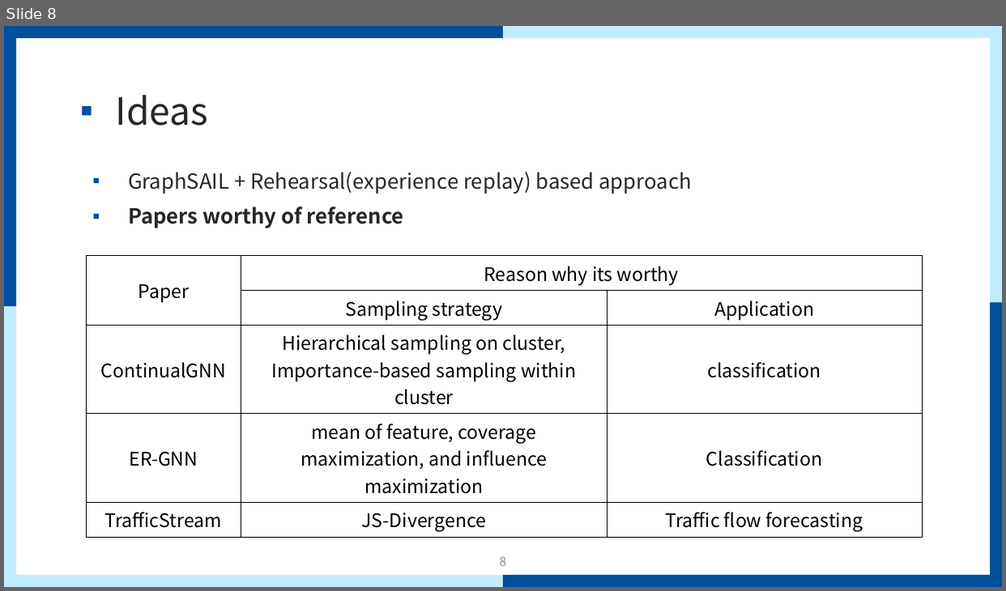
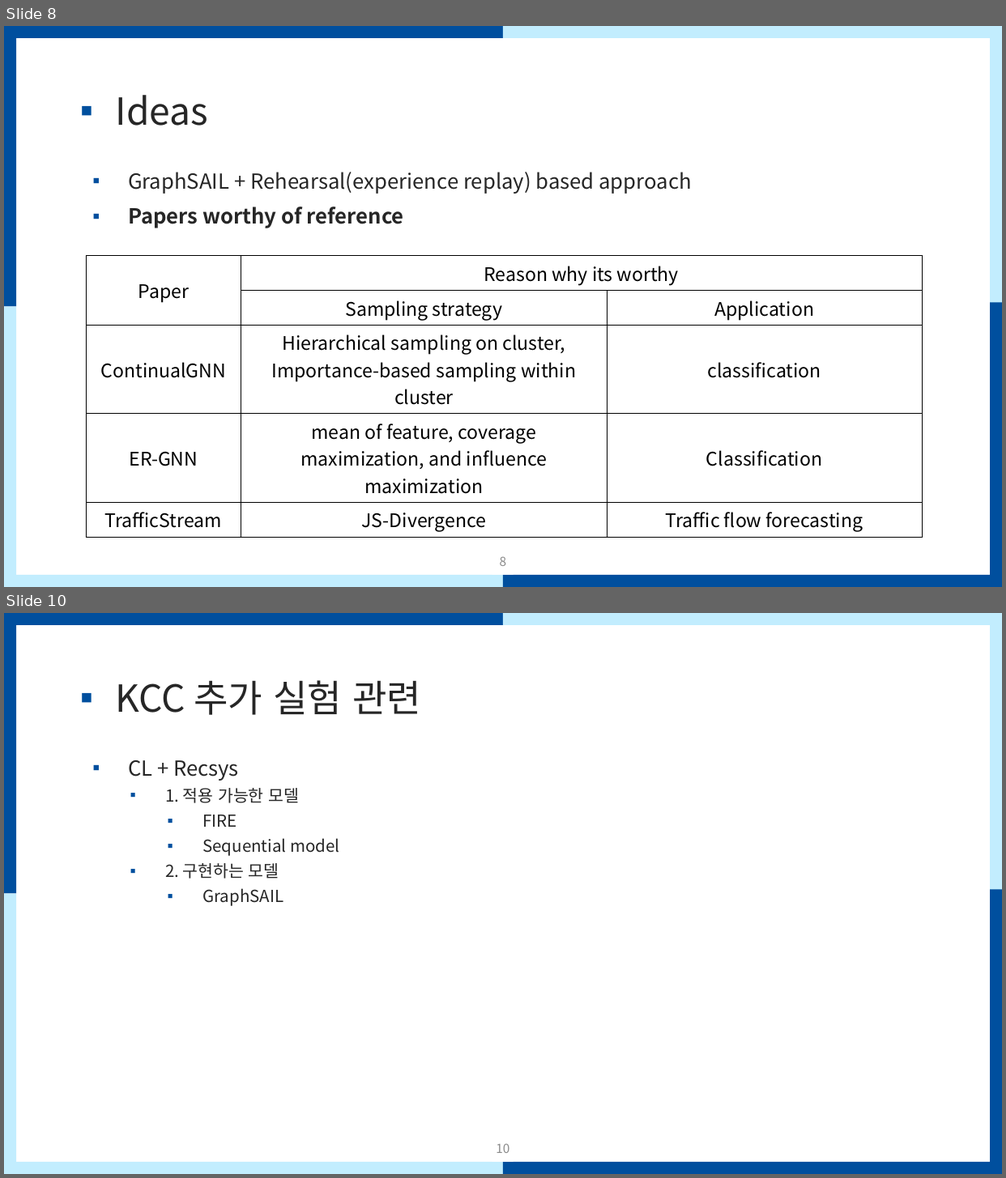
Before and after one commit to mmvv11/GraduateStudies, a slide deck: papers/papersForKCC/V2_논문 관련 조사 및 아이디어.pptx. Shown one above the other, each under a label of ours: slide 8 before the commit, slides 8 and 10 after it; the slides between them are not shown. The pictures are 1006x591 and 1006x1178 pixels, drawn with LibreOffice and Linux fonts; fonts in the diff are those of the drawing; background and template pictures are left out. Boxes give left, top, right and bottom in pixels: in the first picture for what was removed or moved away, otherwise in the second. Text is boxed around its words. In the diff, an @@ line names an element or a change of style, - is before the commit and + after.

```diff
--- a/papers/papersForKCC/V2_논문 관련 조사 및 아이디어.pptx
+++ b/papers/papersForKCC/V2_논문 관련 조사 및 아이디어.pptx
@@ slide 10 added at [4,613,1002,1174], background #FFFFFF; not listed: 9 template elements that a slide beside it also shows @@
@@ title added at [116,680,421,715], 36 pt, text #262626 @@
+▪ KCC 추가 실험 관련
@@ text added at [128,760,339,906], 16 pt, text #262626 @@
+▪ CL + Recsys
+  ▪ 1. 적용 가능한 모델
+    ▪ FIRE
+    ▪ Sequential model
+  ▪ 2. 구현하는 모델
+    ▪ GraphSAIL
@@ page number added at [496,1144,509,1153], 12 pt, text #8C8C8C @@
+10
```
Also in this commit, not shown: 1 slide changed.
